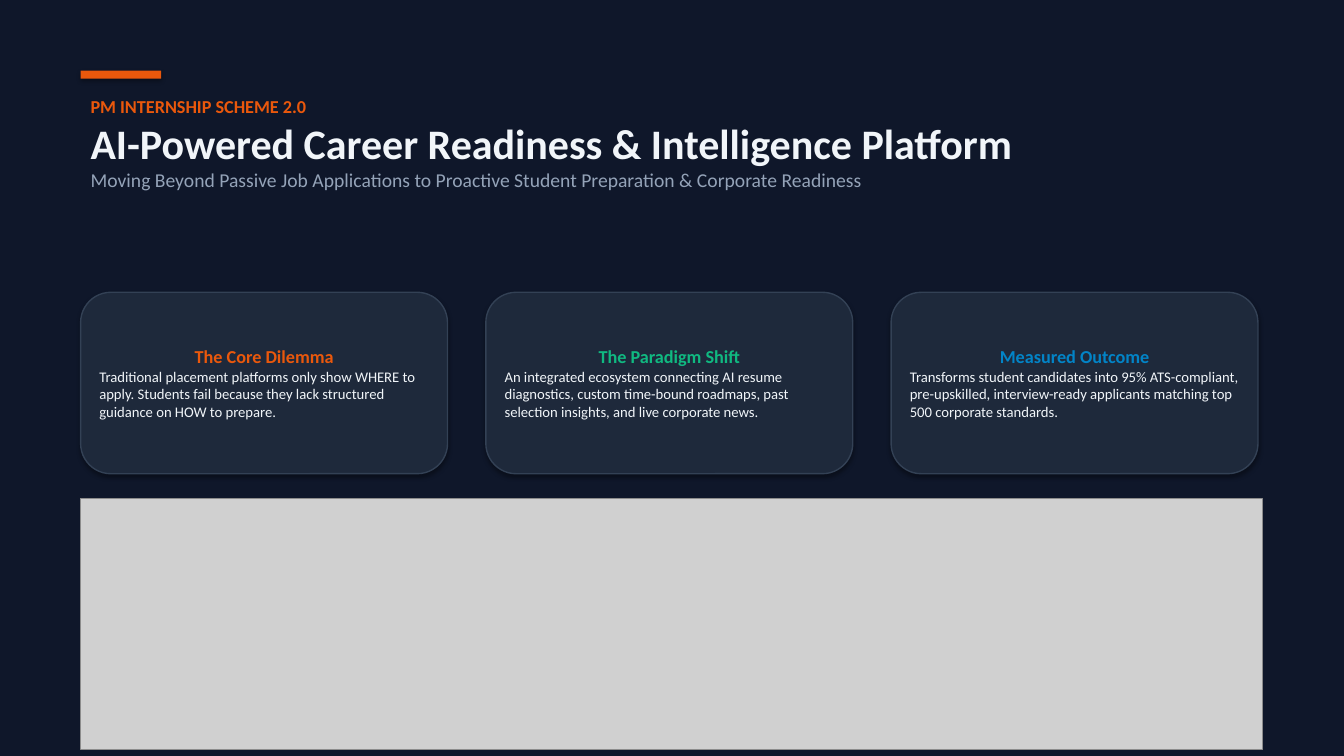
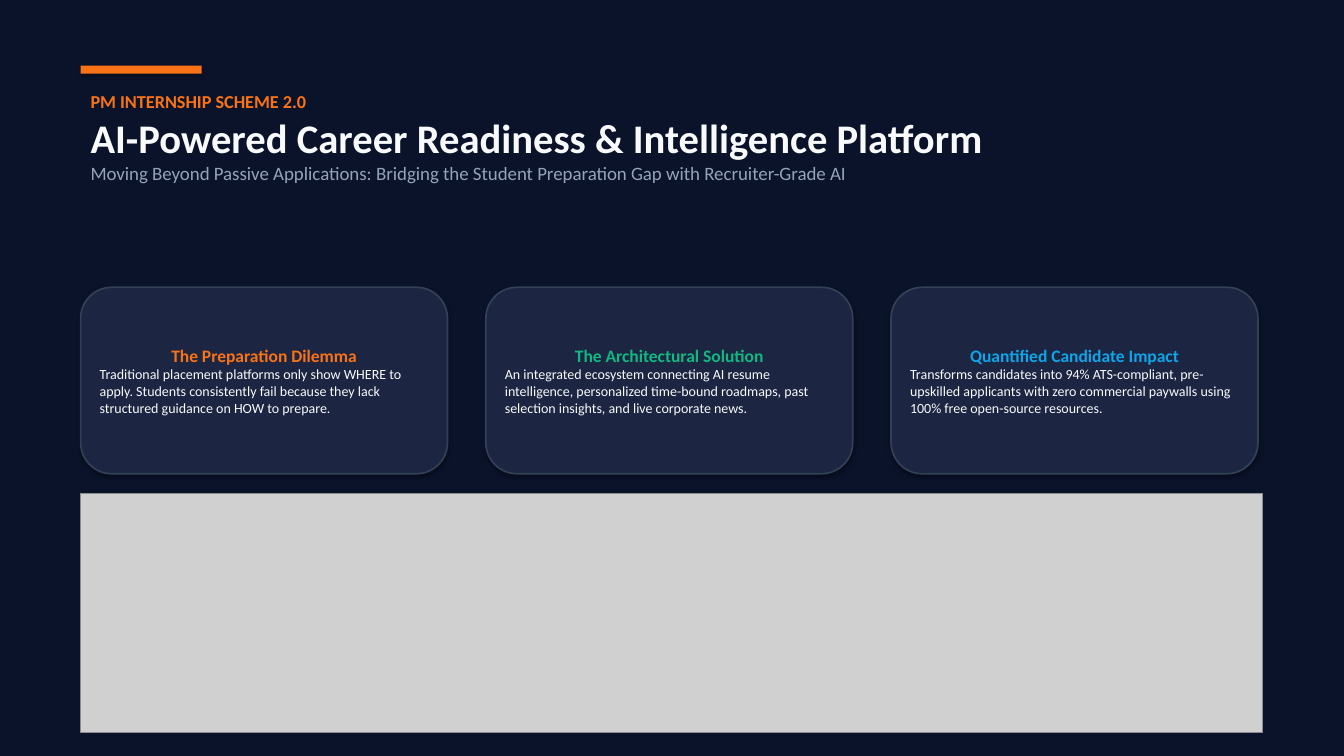
Before and after one commit to shivambhardwaj06/pmintership2.0, a slide deck: slide 1 of PM_Internship_AI_Career_Readiness_Platform.pptx. Drawn at 1344x756 pixels with LibreOffice and Linux fonts; fonts in the diff are those of the drawing; grey boxes stand for pictures. Boxes give left, top, right and bottom in pixels: in the first picture for what was removed or moved away, otherwise in the second. Text is boxed around its words. In the diff, an @@ line names an element or a change of style, - is before the commit and + after.

```diff
--- a/PM_Internship_AI_Career_Readiness_Platform.pptx
+++ b/PM_Internship_AI_Career_Readiness_Platform.pptx
@@ rectangle at bbox=[0, 0, 1344, 756]: fill #0F172A to #0B132B @@
@@ rectangle: place and size @@
-rectangle at bbox=[81, 71, 161, 79]
+rectangle at bbox=[81, 66, 202, 74]
@@ rectangle at bbox=[81, 66, 202, 74]: fill #EA580C to #F97316 @@
@@ text at bbox=[91, 96, 983, 160]: text colour #EA580C to #F97316 in "PM INTERNSHIP SCHEME 2.0"; size 30 to 29 pt, text colour #F1F5F9 to #F8FAFC in "AI-Powered Career Readiness & Intelligence Platform" @@
@@ text at bbox=[91, 167, 846, 183]: text changed; size 14 to 13.5 pt @@
-Moving Beyond Passive Job Applications to Proactive Student Preparation & Corporate Readiness
+Moving Beyond Passive Applications: Bridging the Student Preparation Gap with Recruiter-Grade AI
@@ rounded rectangle "The Preparation Dilemma": place and size @@
-rounded rectangle "The Preparation Dilemma" at bbox=[81, 292, 448, 474]
+rounded rectangle "The Preparation Dilemma" at bbox=[81, 287, 448, 474]
@@ rounded rectangle "The Architectural Solution": place and size @@
-rounded rectangle "The Architectural Solution" at bbox=[486, 292, 853, 474]
+rounded rectangle "The Architectural Solution" at bbox=[486, 287, 853, 474]
@@ fill #1E293B to #1C2541; outline #334155 1 pt to #334155 1.2 pt in 3 elements at bbox=[81, 287, 448, 474], bbox=[486, 287, 853, 474], bbox=[891, 287, 1258, 474] @@
@@ rounded rectangle "Quantified Candidate Impact": place and size @@
-rounded rectangle "Quantified Candidate Impact" at bbox=[891, 292, 1258, 474]
+rounded rectangle "Quantified Candidate Impact" at bbox=[891, 287, 1258, 474]
@@ text in rounded rectangle at bbox=[100, 349, 401, 416]: text changed; size 10.5 to 10 pt; text colour #F1F5F9 to #F8FAFC @@
-The Core Dilemma
-Traditional placement platforms only show WHERE to apply. Students fail because they lack structured guidance on HOW to prepare.
+The Preparation Dilemma
+Traditional placement platforms only show WHERE to apply. Students consistently fail because they lack structured guidance on HOW to prepare.
@@ text in rounded rectangle at bbox=[505, 349, 808, 416]: text changed; size 10.5 to 10 pt; text colour #F1F5F9 to #F8FAFC @@
-The Paradigm Shift
-An integrated ecosystem connecting AI resume diagnostics, custom time-bound roadmaps, past selection insights, and live corporate news.
+The Architectural Solution
+An integrated ecosystem connecting AI resume intelligence, personalized time-bound roadmaps, past selection insights, and live corporate news.
@@ text in rounded rectangle at bbox=[910, 349, 1231, 415]: text changed; size 10.5 to 10 pt; text colour #F1F5F9 to #F8FAFC @@
-Measured Outcome
-Transforms student candidates into 95% ATS-compliant, pre-upskilled, interview-ready applicants matching top 500 corporate standards.
+Quantified Candidate Impact
+Transforms candidates into 94% ATS-compliant, pre-upskilled applicants with zero commercial paywalls using 100% free open-source resources.
@@ picture: place and size @@
-picture at bbox=[81, 499, 1263, 749]
+picture at bbox=[81, 494, 1263, 732]
```
Also in this commit, not shown: 6 other slides changed, 8 other files.
